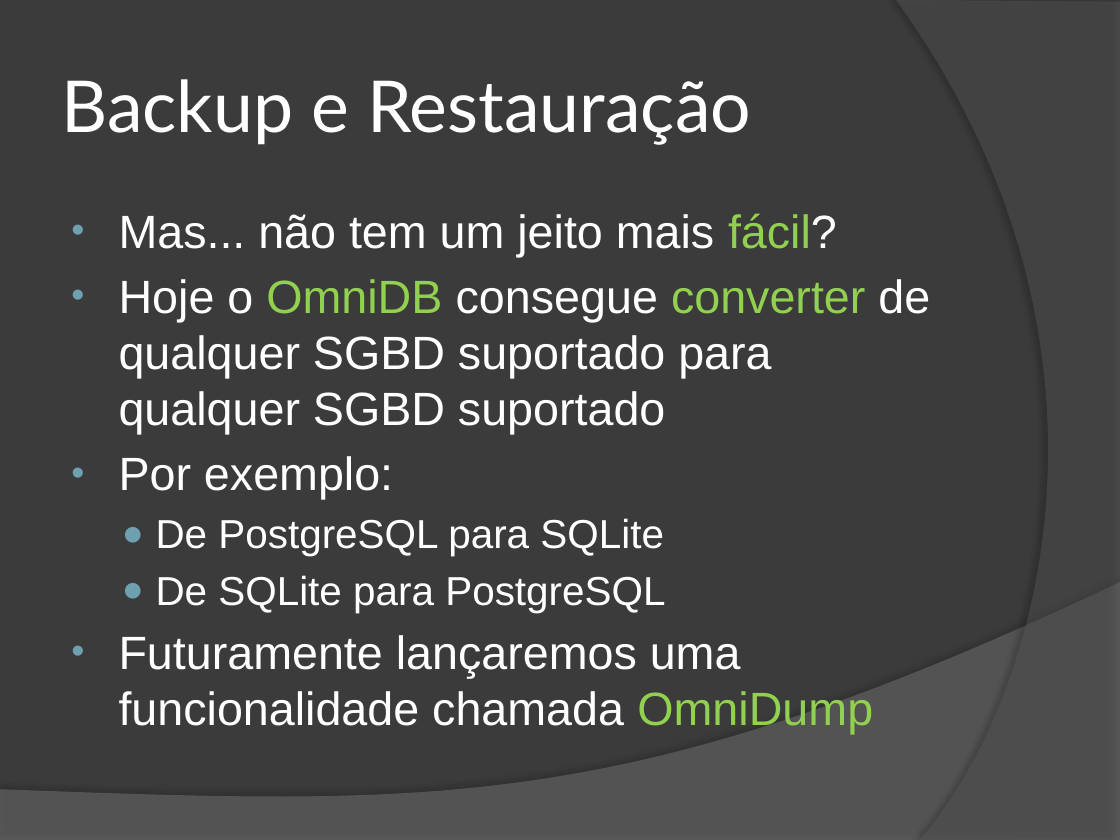
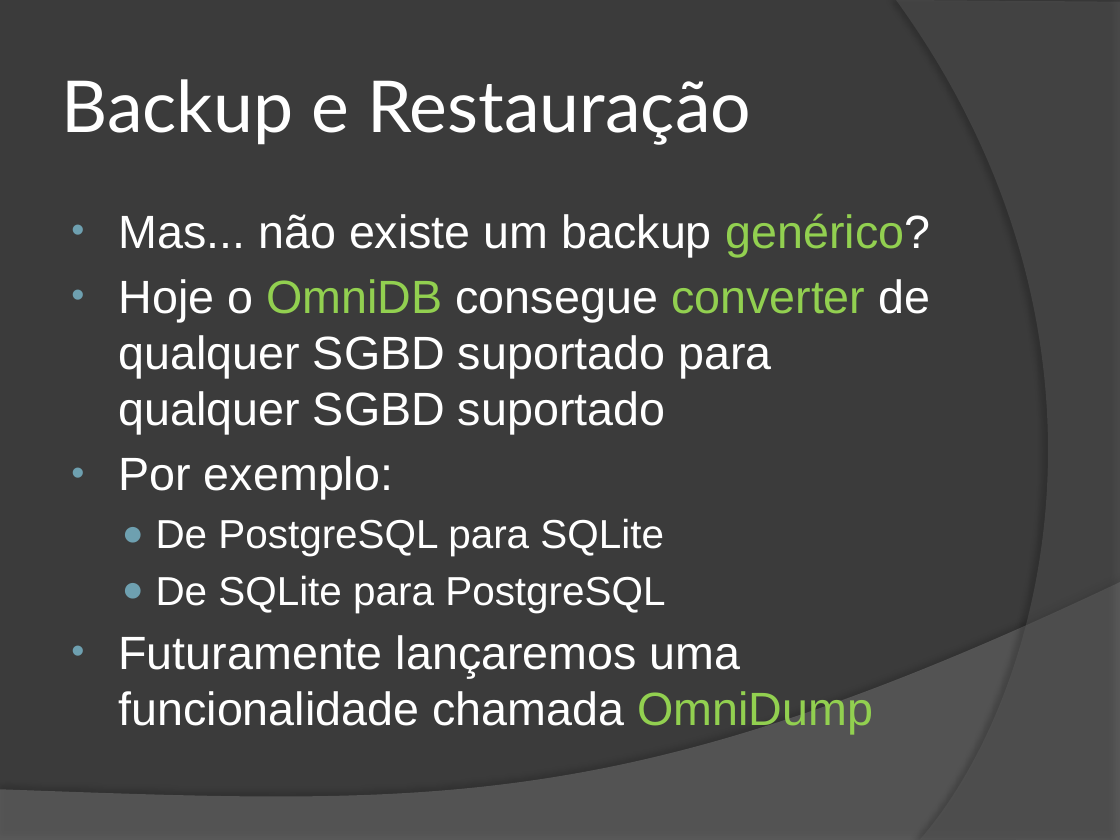
Before and after one commit to wind39/wind39.github.io, a slide deck: slide 25 of curso/modulo3capitulo5.pptx. Drawn at 1120x840 pixels with LibreOffice and Linux fonts; fonts in the diff are those of the drawing. Boxes give left, top, right and bottom in pixels: in the first picture for what was removed or moved away, otherwise in the second. Text is boxed around its words. In the diff, an @@ line names an element or a change of style, - is before the commit and + after.

```diff
--- a/curso/modulo3capitulo5.pptx
+++ b/curso/modulo3capitulo5.pptx
@@ text at box(119, 213, 930, 257): text changed @@
-• Mas... não tem um jeito mais fácil?
+• Mas... não existe um backup genérico?
```
Also in this commit, not shown: 1 other slide changed, 3 other files.
